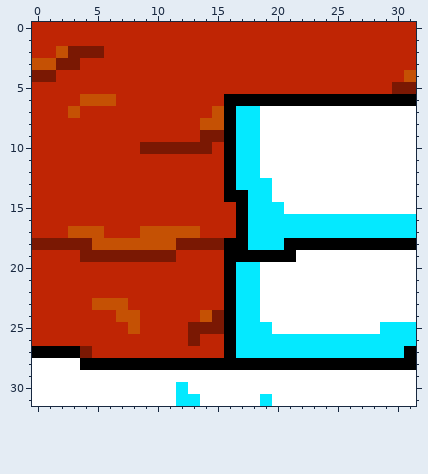
Edited in one commit: pixel-art sprite (Test Sprites/Test Sprite Tile-lava10.png.png). Above: the version before the commit.
The file is 64x64 pixels, drawn in blocks of 2x2; one block is one cell here.
After:
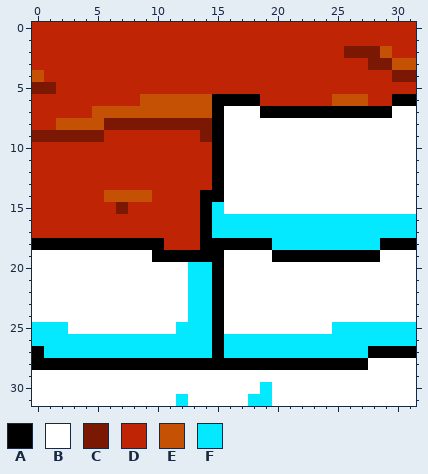
Palette (. is transparent): A #000000  B #ffffff  C #7a1803  D #bf2504  E #c55104  F #04e9ff
Changes in this commit:
y 2: x 2..5 ECCC -> DDDD; x 26..29 DDDD -> CCCE
y 3: x 0..3 EECC -> DDDD; x 28..31 DDDD -> CCEE
y 4: x 0..1 CC -> ED; x 30..31 DE -> CC
y 5: x 0..1 DD -> CC; x 30..31 CC -> DD
y 6: x 4..6 EEE -> DDD; x 9..15 DDDDDDD -> EEEEEEA; x 19..29 AAAAAAAAAAA -> DDDDDDEEEDD
y 7: x 3 E -> D; x 5..29 DDDDDDDDDDEAFFBBBBBBBBBBB -> EEEEEEEEEEABBBAAAAAAAAAAA
y 8: x 2..18 DDDDDDDDDDDDEEAFF -> EEEECCCCCCCCCABBB
y 9: x 0..5 DDDDDD -> CCCCCC; x 15..18 CAFF -> ABBB
y 10: x 9..18 CCCCCCDAFF -> DDDDDDABBB
y 11..12: x 15..18 DAFF -> ABBB
y 13: x 15..19 DAFFF -> ABBBB
y 14: x 6..9 DDDD -> EEEE; x 14..19 DDAAFF -> AABBBB
y 15: x 7 D -> C; x 14..20 DDDAFFF -> AFBBBBB
y 16: x 14..17 DDDA -> AFFF
y 17: x 3..5 EEE -> DDD; x 9..17 EEEEEDDDA -> DDDDDAFFF
y 18: x 0..15 CCCCCEEEEEEECCCC -> AAAAAAAAAAADDDAA; x 18..19 FF -> AA; x 21..28 AAAAAAAA -> FFFFFFFF
y 19: x 0..19 DDDDCCCCCCCCDDDDAAAA -> BBBBBBBBBBAAAAAABBBB; x 22..28 BBBBBBB -> AAAAAAA
y 20..22: x 0..18 DDDDDDDDDDDDDDDDAFF -> BBBBBBBBBBBBBFFABBB
y 23: x 0..18 DDDDDEEEDDDDDDDDAFF -> BBBBBBBBBBBBBFFABBB
y 24: x 0..18 DDDDDDDEEDDDDDECAFF -> BBBBBBBBBBBBBFFABBB
y 25: x 0..19 DDDDDDDDEDDDDCCCAFFF -> FFFBBBBBBBBBFFFABBBB; x 25..28 BBBB -> FFFF
y 26: x 0..16 DDDDDDDDDDDDDCDDA -> FFFFFFFFFFFFFFFAF
y 27: x 1..16 AAACDDDDDDDDDDDA -> FFFFFFFFFFFFFFAF; x 28..30 FFF -> AAA
y 28: x 0..3 BBBB -> AAAA; x 28..31 AAAA -> BBBB
y 30: x 12 F -> B; x 19 B -> F
y 31: x 13 F -> B; x 18 B -> F
